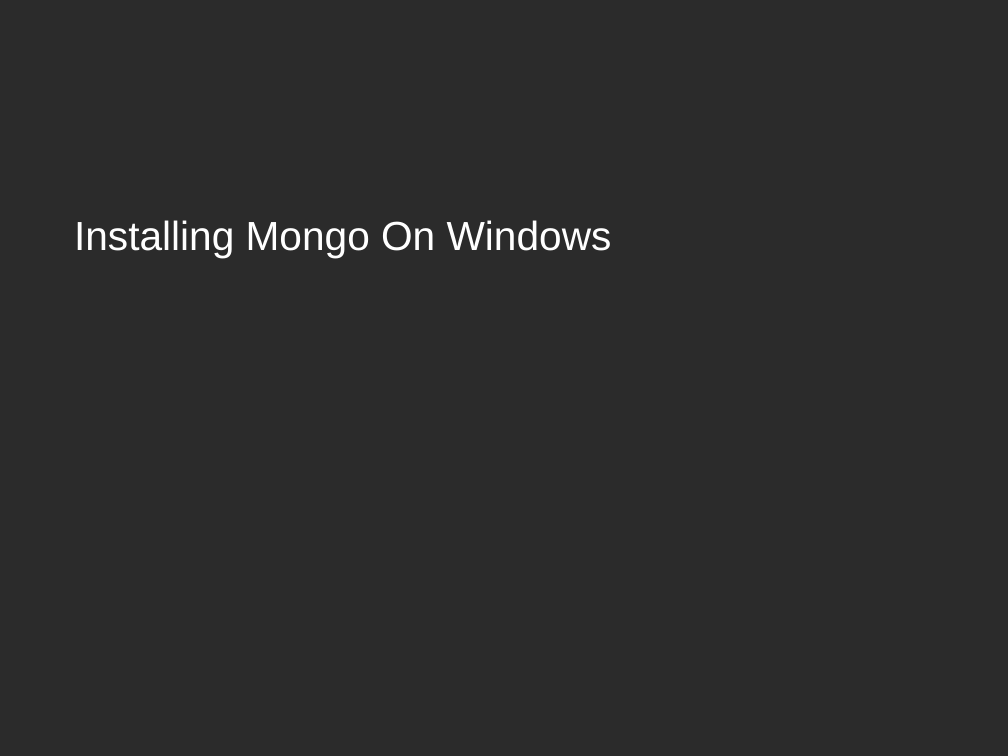
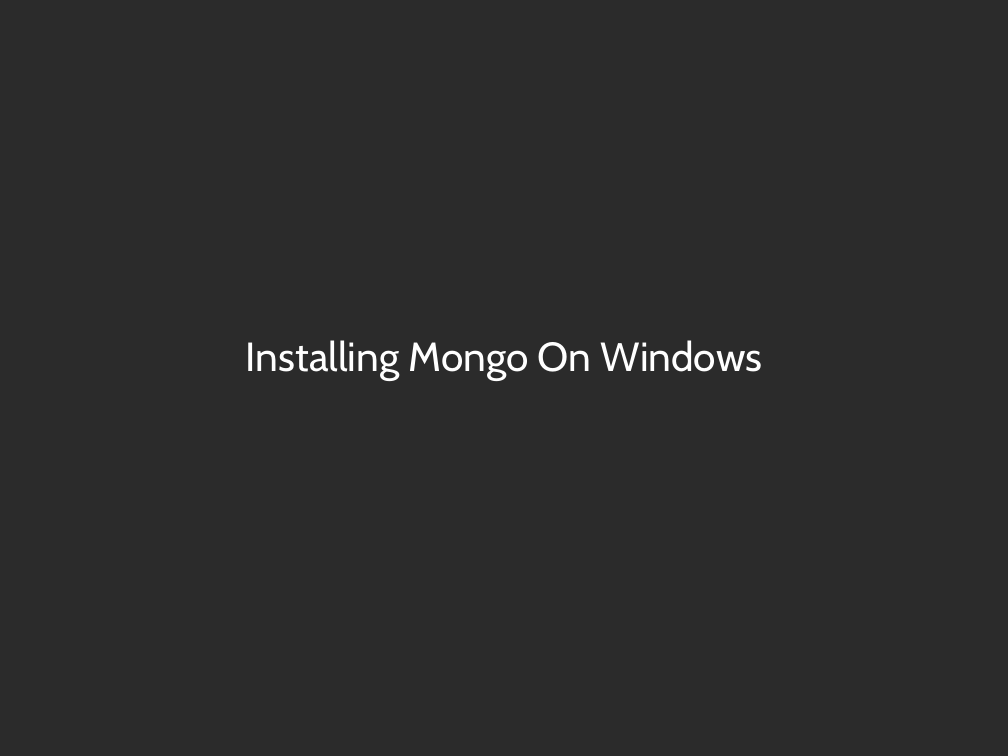
Before and after one commit to zippy1981/TalkMaterials, a slide deck: slide 14 of MongoMeetup/2010-July/Mongo Windows Administration for the Unix Programmer.odp (slide 13 before the commit). Drawn at 1008x756 pixels with LibreOffice and Linux fonts; fonts in the diff are those of the drawing; background and template pictures are left out; a plain dark background stands for a picture behind light text. Boxes give left, top, right and bottom in pixels: in the first picture for what was removed or moved away, otherwise in the second. Text is boxed around its words. In the diff, an @@ line names an element or a change of style, - is before the commit and + after.

```diff
--- a/MongoMeetup/2010-July/Mongo Windows Administration for the Unix Programmer.odp
+++ b/MongoMeetup/2010-July/Mongo Windows Administration for the Unix Programmer.odp
@@ subtitle "Installing Mongo On Windows": place and size @@
-subtitle "Installing Mongo On Windows" at [74, 220, 612, 258]
+subtitle "Installing Mongo On Windows" at [246, 340, 763, 380]
@@ subtitle "Installing Mongo On Windows" at [246, 340, 763, 380]: font Arial to Cabin; alignment left to centre; less space between paragraphs; vertical alignment top to middle @@
```
Also in this commit, not shown: 6 other slides changed, 1 slide added.
